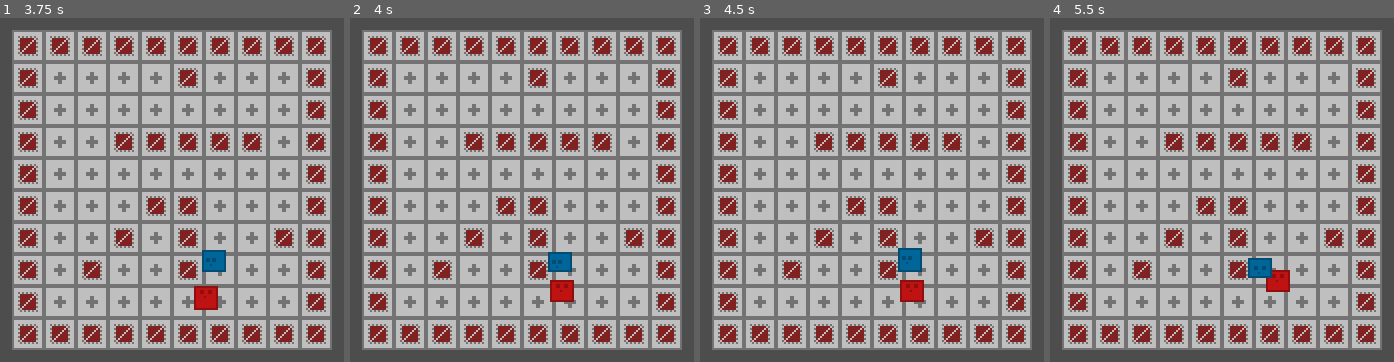
Above: before the commit, frames 1-4 (left to right).
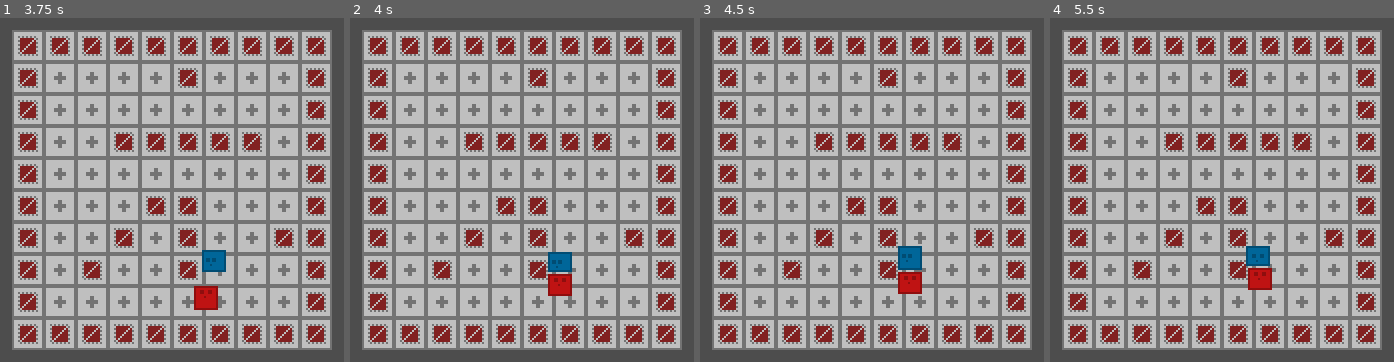
Above: after the commit, the same moments.

Repository: ewylson/custom-pathfinding
Game: Godot game, scene res://demo/demo_level.tscn
The game is run twice, just before and just after one commit, with the same random seed, the same clock (stepped at 60 frames per second) and the same inputs.
Inputs:
- Up to frame 1 (3.75 s): hold Right (ui_right) 0.53-1.28 s; hold Down (ui_down) 1.28-2.03 s; hold Right (ui_right) 2.03-2.78 s; hold Up (ui_up) 2.78-3.53 s; hold Left (ui_left) from 3.53 s (still down)
- Up to frame 2 (4 s): keep holding Left (ui_left)
- Up to frame 3 (4.5 s): keep holding Left (ui_left)
- Up to frame 4 (5.5 s): release Left (ui_left) at 5.03 s; hold Down (ui_down) from 5.03 s (still down)

Frame 1 is identical in both runs. In frame 2, 0.4% of the frame differs, in the area x 57-66%, y 74-83%; in frame 3, 0.7%; in frame 4, 1.2%, in the area x 56-70%, y 66-80%.

Commit message:
[feat] add movement toward target position when last path point is reached

Diff:
--- a/pathfinding/pathfinder2d.gd
+++ b/pathfinding/pathfinder2d.gd
@@ -97,7 +97,10 @@
 	var next_position : Vector2 = parent2d.position
 	__update_path()
 	if not __path_points.is_empty():
-		next_position = __point_to_position(__path_points[__path_points_index])
+		if __path_points[__path_points_index] != __path_points.back():
+			next_position = __point_to_position(__path_points[__path_points_index])
+		else:
+			next_position = target_position
 	return next_position
 
 
@@ -129,20 +132,13 @@
 			__path_points_index += 1
 		if debug_enabled:
 			__debugger.draw_path(get_path_positions(__path_points_index))
-	else:
+	elif target_desired_distance >= parent2d.position.distance_to(target_position):
 		__target_reached = true
 		target_reached.emit()
 	return
 
 
 #region Utility functions
-
-func __get_final_point() -> Vector2i:
-	var point : Vector2i
-	if not __path_points.is_empty():
-		point = __path_points.back()
-	return point
-
 
 func __is_valid_destination_points(from: Vector2i, to: Vector2i) -> bool:
 	return __astar_grid.is_in_boundsv(from) and __astar_grid.is_in_boundsv(to)
